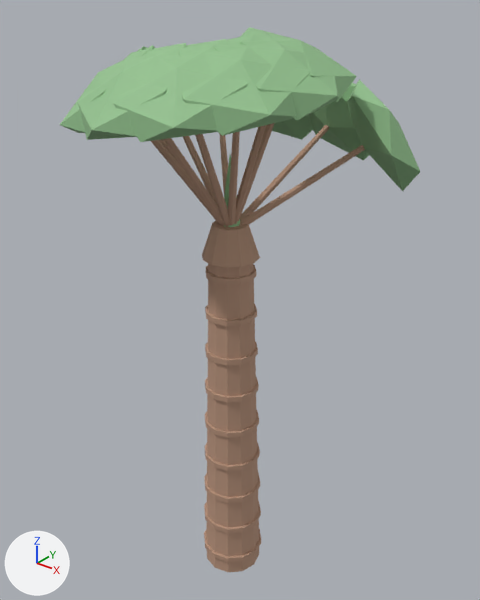
The glTF model ClientWeb/src/assets/models/nature/palm_tree.glb as it was, and as the next commit left it.
Camera for both pictures: a 50 mm lens placed at (0.353, -0.437, 0.577), pointed at (-0.006, 0.012, 0.299). The lights are fixed; the arrows at lower left show +X, +Y and +Z. The first picture is the older version.

Objects in the first picture: 'PalmTree_Frond', 'PalmTree_Scar', 'PalmTree_Trunk'.
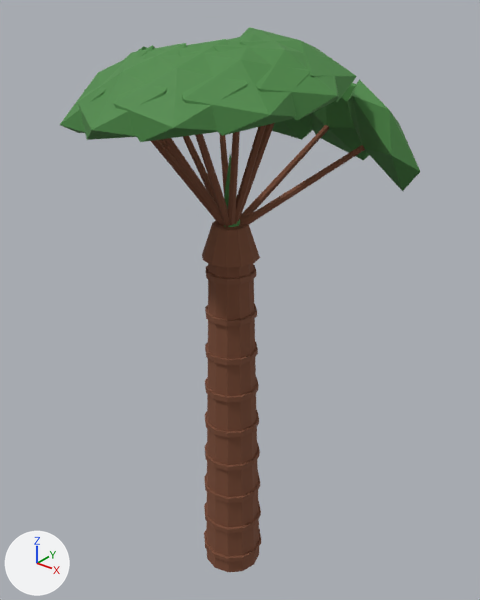
Edits to the scene script, one JSON object a line:
```json
{"op": "set", "path": "mat_palmtree_frond_mat.base_color", "old": "(0.298, 0.541, 0.275)", "new": "(0.0723, 0.254, 0.0612)", "note": "green #94c28f -> green #4c8a46"}
{"op": "set", "path": "mat_palmtree_scar_mat.base_color", "old": "(0.478, 0.294, 0.204)", "new": "(0.195, 0.0704, 0.0343)", "note": "beige #b8947d -> brown #7a4b34"}
{"op": "set", "path": "mat_palmtree_trunk_mat.base_color", "old": "(0.478, 0.294, 0.204)", "new": "(0.195, 0.0704, 0.0343)", "note": "beige #b8947d -> brown #7a4b34"}
```

What differs and where, as boxes [x1, y1, x2, y2] in the pictures (480 x 600 px):
```json
{"object": "PalmTree_Frond", "change": "recoloured", "before": [60, 27, 420, 227], "after": [60, 27, 420, 227], "on screen": "darker"}
{"object": "PalmTree_Trunk", "change": "recoloured", "before": [151, 123, 365, 572], "after": [151, 123, 365, 572], "on screen": "beige to brown"}
{"object": "PalmTree_Scar", "change": "recoloured", "before": [204, 265, 261, 562], "after": [204, 265, 261, 562], "on screen": "beige to brown"}
```
